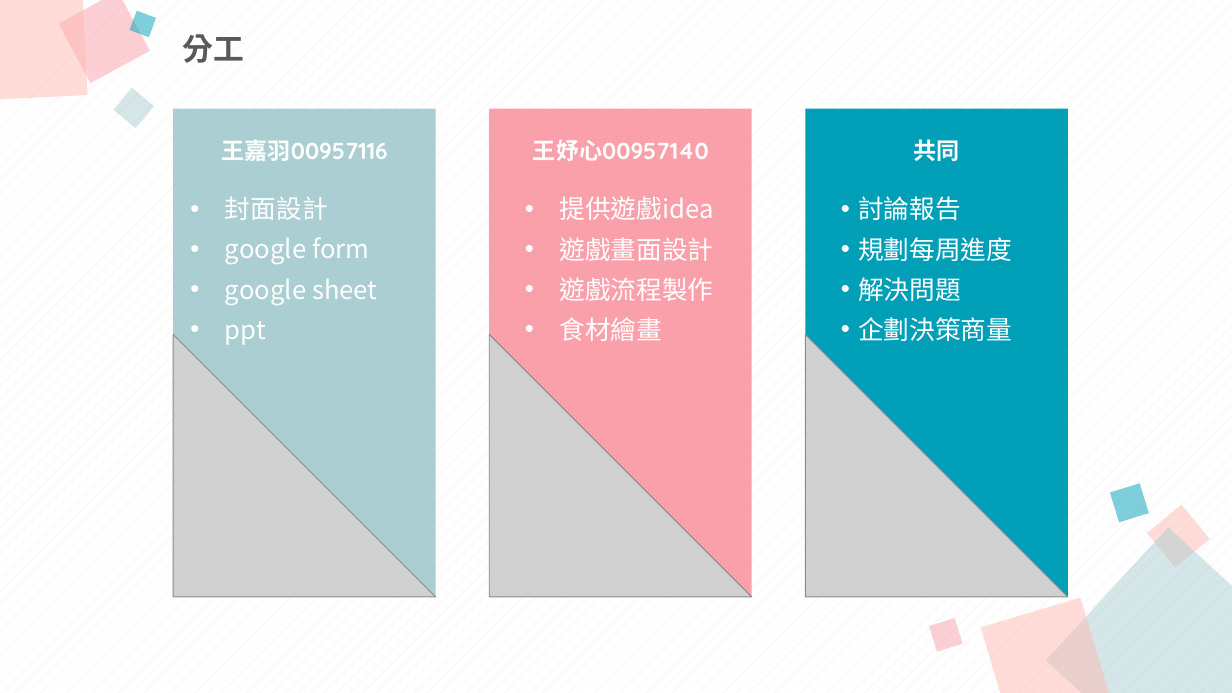
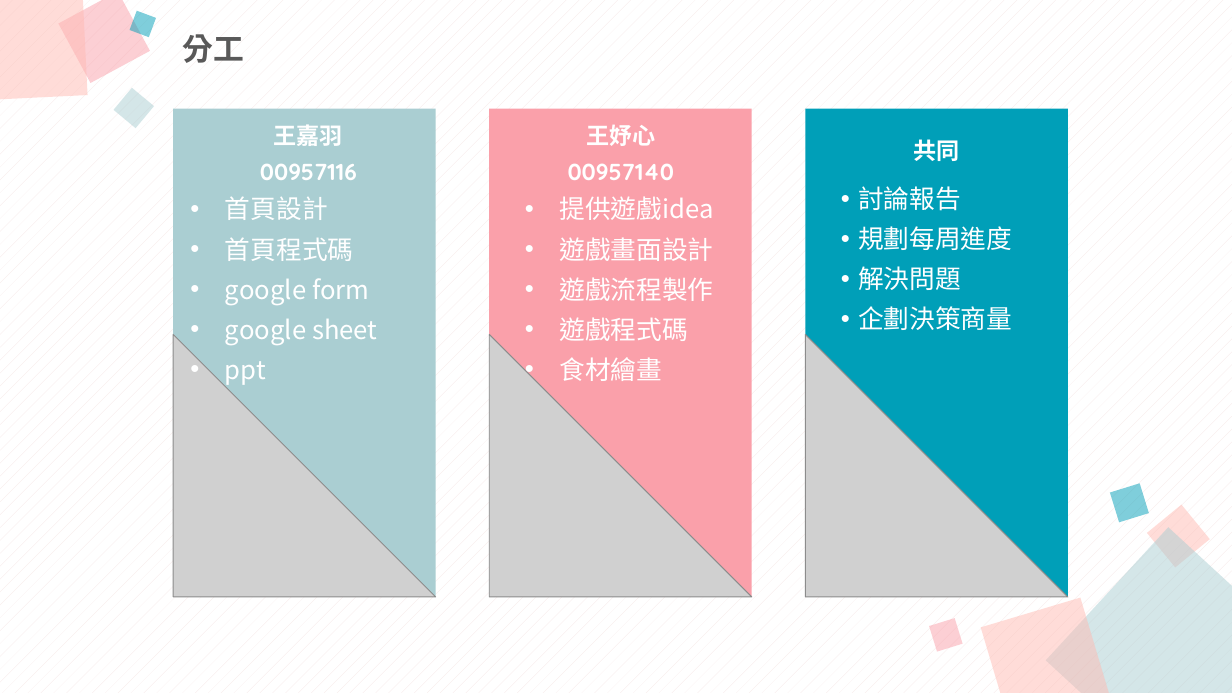
Before and after one commit to vayne1125/final_project, a slide deck: slide 13 of 餐廳砸人遊戲-00957116+00957140.pptx (slide 17 before the commit). Drawn at 1232x693 pixels with LibreOffice and Linux fonts; fonts in the diff are those of the drawing; grey boxes stand for pictures. Boxes give left, top, right and bottom in pixels: in the first picture for what was removed or moved away, otherwise in the second. Text is boxed around its words. In the diff, an @@ line names an element or a change of style, - is before the commit and + after.

```diff
--- a/餐廳砸人遊戲-00957116+00957140.pptx
+++ b/餐廳砸人遊戲-00957116+00957140.pptx
@@ text at bbox=[260, 124, 357, 180]: text changed @@
-王嘉羽00957116
+王嘉羽
+00957116
@@ text at bbox=[568, 125, 674, 180]: text changed @@
-王妤心00957140
+王妤心
+00957140
@@ text "討論報告": place and size @@
-text "討論報告" at bbox=[858, 196, 1012, 341]
+text "討論報告" at bbox=[858, 186, 1012, 330]
@@ text at bbox=[225, 196, 353, 261]: text changed @@
-• 封面設計
+• 首頁設計
+• 首頁程式碼
@@ text at bbox=[559, 317, 687, 341]: paragraph added @@
+• 遊戲程式碼
```
Also in this commit, not shown: 4 other slides changed, 4 slides removed.
